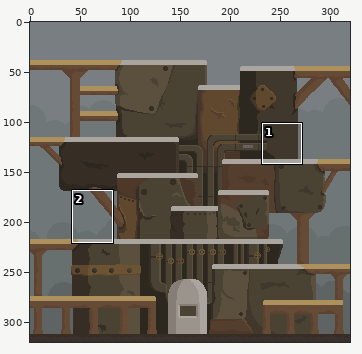
Pixel-art file, stored at assets_raw/machine.aseprite. The picture above shows the old version from afar; the outline marks the close-up.
Close-up. Before the edit:
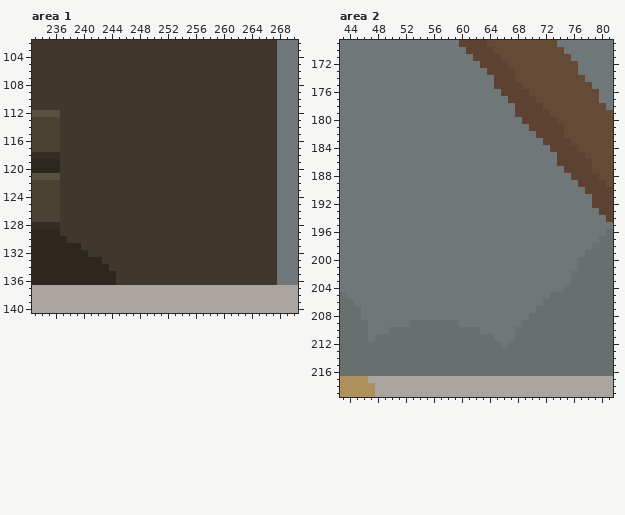
320x320 pixels, 1 frame. Colours within 5 levels of each other are drawn and written as one. Shown: area 1: x 233..270, y 102..140; area 2: x 43..81, y 169..219. The commit also changed other parts of the picture, which this record leaves out.
The result:
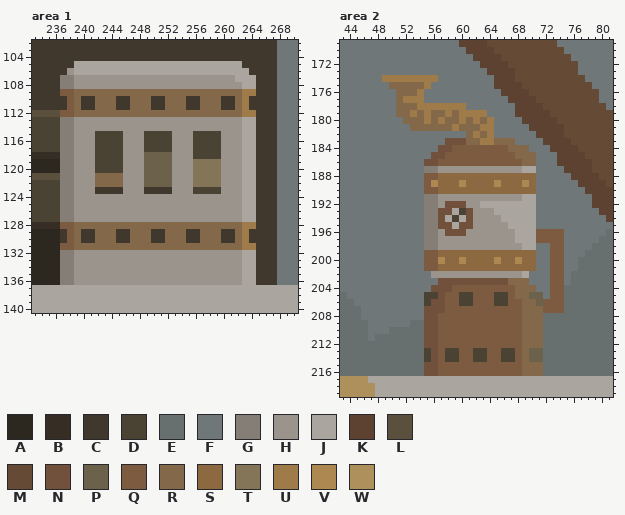
Palette (. is transparent): A #2c271f  B #362e25  C #40382c  D #4a4233  E #686f6f  F #707778  G #857e76  H #9a948d  J #aaa59f  K #5d4231  L #5a503d  M #654a35  N #72513c  P #6c614a  Q #7c5b41  R #83684a  S #8c6941  T #847559  U #9f7b4a  V #ad8951  W #ae905d
The exact change:
layer "part_bottom_left" now shown
layer "part_top_right" now shown
Changed rows in their new state; - is an unchanged pixel.
Area 1, layer "part_top_right":
first column x 237:
105 --JJJJJJJJJJJJJJJJJJJJJJJJ--
106 -HJJJJJJJJJJJJJJJJJJJJJJJJJ-
107 GGHHHHHHHHHHHHHHHHHHHHHHHJJJ
108 GGHHHHHHHHHHHHHHHHHHHHHHHHJJ
109 QQRRRRRRRRRRRRRRRRRRRRRRRRUU
110 -QR--RRR--RRR--RRR--RRR--RU-
111 -QR--RRR--RRR--RRR--RRR--RU-
112 QQRRRRRRRRRRRRRRRRRRRRRRRRUU
113 GGHHHHHHHHHHHHHHHHHHHHHHHHJJ
114 GGHHHHHHHHHHHHHHHHHHHHHHHHJJ
115 GGHHHDDDDHHHDDDDHHHDDDDHHHJJ
116 GGHHHDDDDHHHDDDDHHHDDDDHHHJJ
117 GGHHHDDDDHHHDDDDHHHDDDDHHHJJ
118 GGHHHDDDDHHHPPPPHHHDDDDHHHJJ
119 GGHHHDDDDHHHPPPPHHHTTTTHHHJJ
120 GGHHHDDDDHHHPPPPHHHTTTTHHHJJ
121 GGHHHRRRRHHHPPPPHHHTTTTHHHJJ
122 GGHHHRRRRHHHPPPPHHHTTTTHHHJJ
123 GGHHH----HHH----HHHDDDDHHHJJ
124 GGHHHHHHHHHHHHHHHHHHHHHHHHJJ
125 GGHHHHHHHHHHHHHHHHHHHHHHHHJJ
126 GGHHHHHHHHHHHHHHHHHHHHHHHHJJ
127 GGHHHHHHHHHHHHHHHHHHHHHHHHJJ
128 QQRRRRRRRRRRRRRRRRRRRRRRRRUU
129 -QR--RRR--RRR--RRR--RRR--RU-
130 CQR--RRR--RRR--RRR--RRR--RU-
131 QQRRRRRRRRRRRRRRRRRRRRRRRRUU
132 GGHHHHHHHHHHHHHHHHHHHHHHHHJJ
133 GGHHHHHHHHHHHHHHHHHHHHHHHHJJ
134 GGHHHHHHHHHHHHHHHHHHHHHHHHJJ
135 GGHHHHHHHHHHHHHHHHHHHHHHHHJJ
136 GGHHHHHHHHHHHHHHHHHHHHHHHHJJ
Area 2, layer "part_bottom_left":
first column x 49:
174 UUUUUUUU------------------
175 -RRRRRU-------------------
176 --RRRU--------------------
177 --RUUU--------------------
178 --RRRUUUUUUU--------------
179 --RRURURRURUUUU-----------
180 ---RRRURURRURURU----------
181 ----RRRRRRURRRUU----------
182 ------------RURU----------
183 ---------NNNRRUURRR-------
184 --------NNQQQQQQQQRRR-----
185 -------NNQQQQQQQQQQRRR----
186 ------NNQQQQQQQQQQQQRR----
187 ------GGHHHHHHHHHHHHJJ----
188 ------QQSSSSSSSSSSSSSS----
189 ------QVSSSVSSSSVSSSVS----
190 ------QQSSSSSSSSSSSSSS----
191 ------GGHHHHHHHHHHHHJJ----
192 ------GGHNNNHHJJJJJJJJ----
193 ------GGNNJDNHHHJJJJJJ----
194 ------GGNJDJNHHHHJJJJJ----
195 ------GGNNJNNHHHHHJJJJ----
196 ------GGHNNNHHHHHHHJJJQQQQ
197 ------GGHHHHHHHHHHHJJJQQQQ
198 ------GGHHHHHHHHHHHHJJ--QQ
199 ------QQSSSSSSSSSSSSSS--QQ
200 ------QQVSSVSSSSVSSVSS--QQ
201 ------QQSSSSSSSSSSSSSS--QQ
202 -------HHHHHHHHHHHHHJ---QQ
203 --------NNNNNNNNNNRRR---QQ
204 -------NNNQQQQQQQQQRRR--QQ
205 ------DDNQQDDQQQDDQRRPP-QQ
206 ------DNNQQDDQQQDDQQRRPQQQ
207 ------NNNQQQQQQQQQQQRRRQQQ
208 ------NNQQQQQQQQQQQQRRR---
209 ------NNQQQQQQQQQQQQRRR---
210 ------NNQQQQQQQQQQQQRRR---
211 ------NNQQQQQQQQQQQQRRR---
212 ------NNQQQQQQQQQQQQRRR---
213 ------DNQDDQQDDQQDDQRPP---
214 ------DNQDDQQDDQQDDQRPP---
215 ------NNQQQQQQQQQQQQRRR---
216 ------NNQQQQQQQQQQQQRRR---
Pixel boxes of the changes (left, top, right, bottom) in both close-ups:
changed: (60, 61, 256, 285)
changed: (382, 75, 564, 376)
